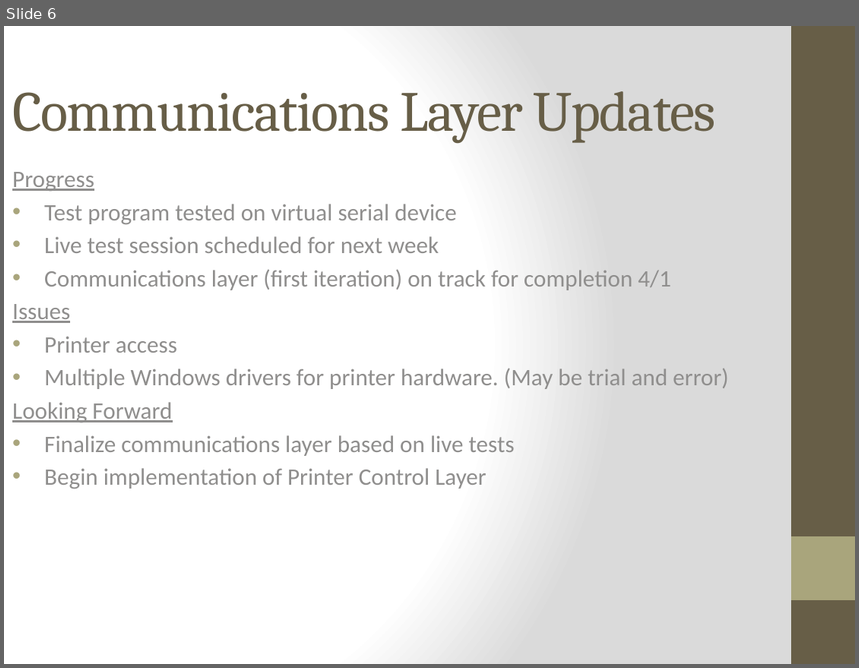
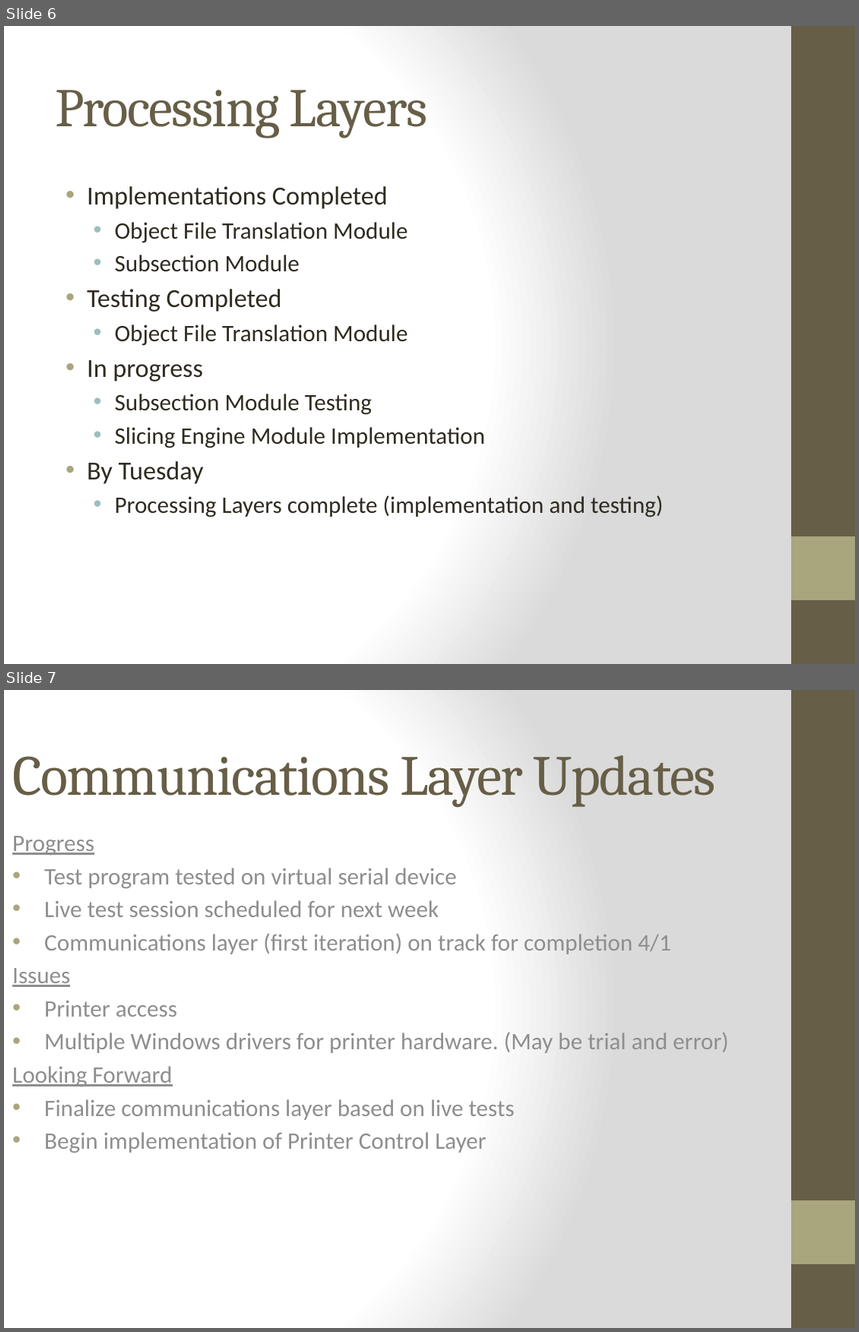
Before and after one commit to qpHalcy0n/SRDesign, a slide deck: Status Updates/2014 03 28.pptx. Shown one above the other, each under a label of ours: slide 6 before the commit, slides 6 and 7 after it. The pictures are 859x668 and 859x1332 pixels, drawn with LibreOffice and Linux fonts; fonts in the diff are those of the drawing. Boxes give left, top, right and bottom in pixels: in the first picture for what was removed or moved away, otherwise in the second. Text is boxed around its words. In the diff, an @@ line names an element or a change of style, - is before the commit and + after.

```diff
--- a/Status Updates/2014 03 28.pptx
+++ b/Status Updates/2014 03 28.pptx
@@ slide 6 added at [4,26,855,664], background gradient #FFFFFF to #DADADA; not listed: 2 template elements that a slide beside it also shows @@
@@ title added at [55,90,427,138], 46 pt, text #675E47 @@
+Processing Layers
@@ text added at [87,186,663,518], 20 pt, text #2F2B20 @@
+• Implementations Completed
+  • Object File Translation Module
+  • Subsection Module
+• Testing Completed
+  • Object File Translation Module
+• In progress
+  • Subsection Module Testing
+  • Slicing Engine Module Implementation
+• By Tuesday
+  • Processing Layers complete (implementation and testing)
@@ what was slide 6 is now slide 7 @@
```
Also in this commit, not shown: 1 slide changed.
